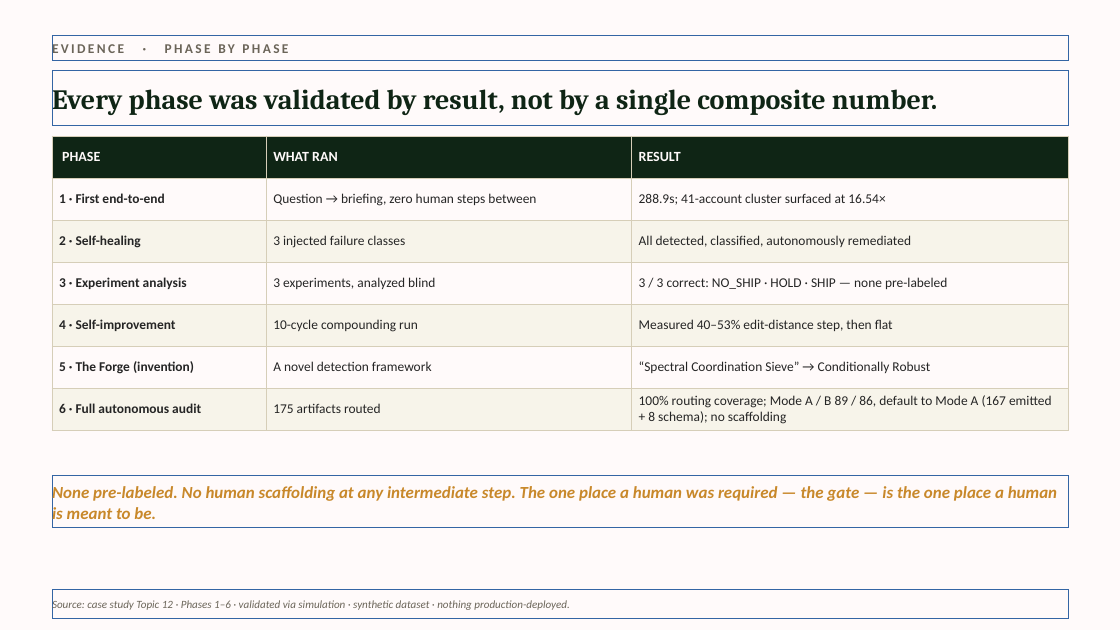
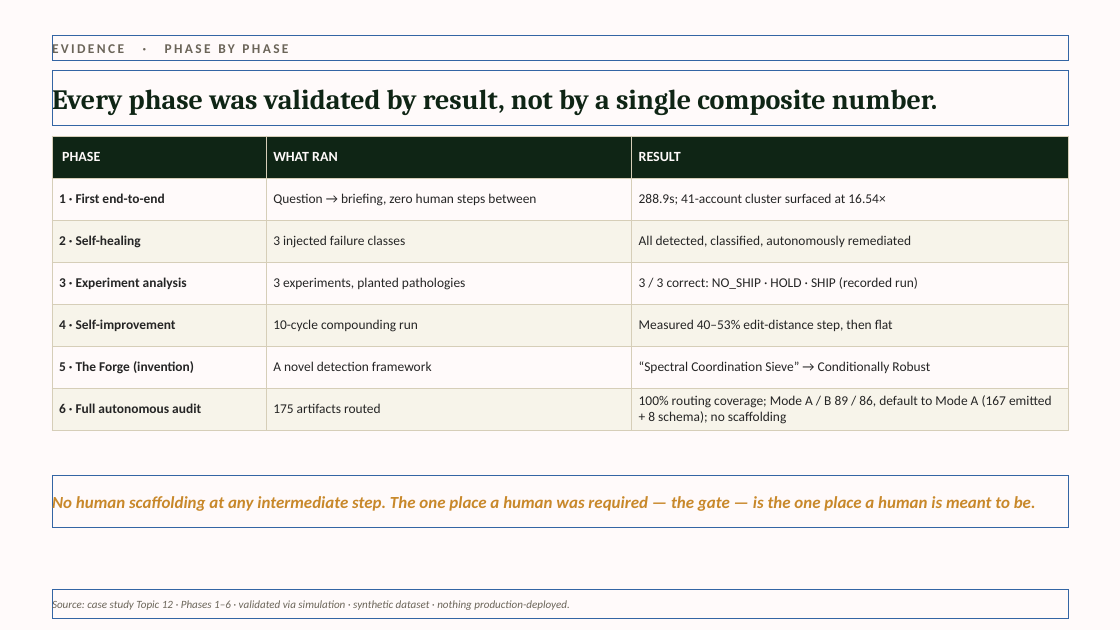
Before and after one commit to l-mota/maldros-analytics-system, a slide deck: slide 7 of case-study/maldros_case_study_deck.pptx. Drawn at 1120x630 pixels with LibreOffice and Linux fonts; fonts in the diff are those of the drawing. Boxes give left, top, right and bottom in pixels: in the first picture for what was removed or moved away, otherwise in the second. Text is boxed around its words. In the diff, an @@ line names an element or a change of style, - is before the commit and + after.

```diff
--- a/case-study/maldros_case_study_deck.pptx
+++ b/case-study/maldros_case_study_deck.pptx
@@ table at <box>52,136,1069,428</box> @@
-row 4, column 2: 3 experiments, analyzed blind
+row 4, column 2: 3 experiments, planted pathologies
-row 4, column 3: 3 / 3 correct: NO_SHIP · HOLD · SHIP — none pre-labeled
+row 4, column 3: 3 / 3 correct: NO_SHIP · HOLD · SHIP (recorded run)
@@ text at <box>52,495,1036,514</box>: text changed @@
-None pre-labeled. No human scaffolding at any intermediate step. The one place a human was required — the gate — is the one place a human is meant to be.
+No human scaffolding at any intermediate step. The one place a human was required — the gate — is the one place a human is meant to be.
```
Also in this commit, not shown: 1 other slide changed, 5 other files.
